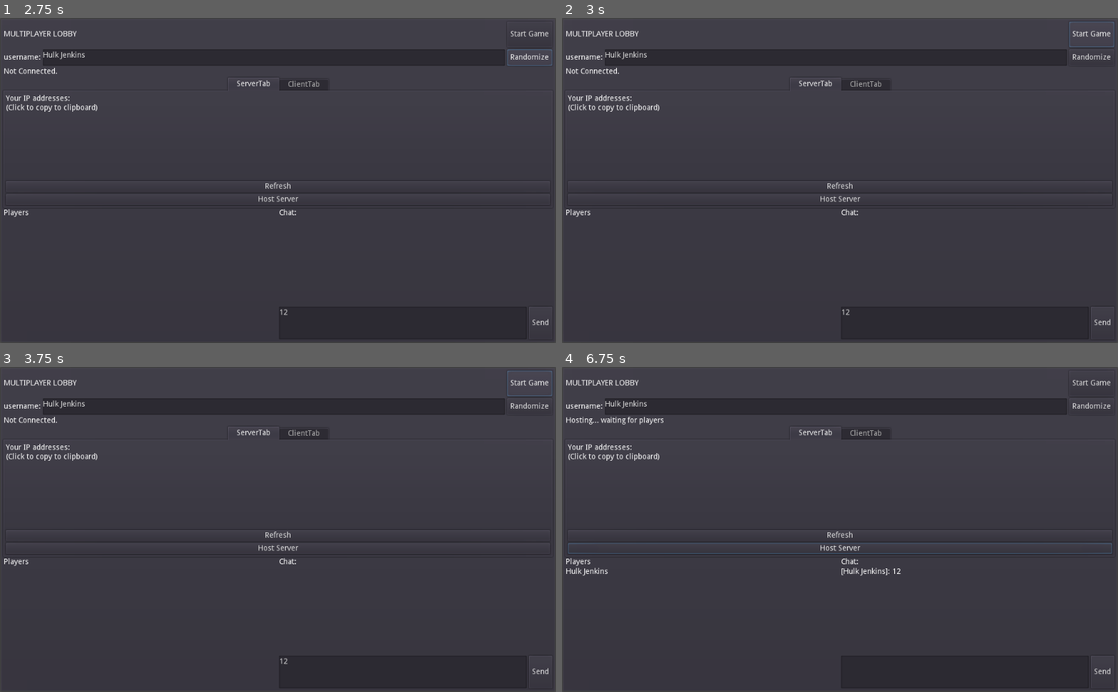
Above: before the commit, frames 1-4 (two rows, left to right).
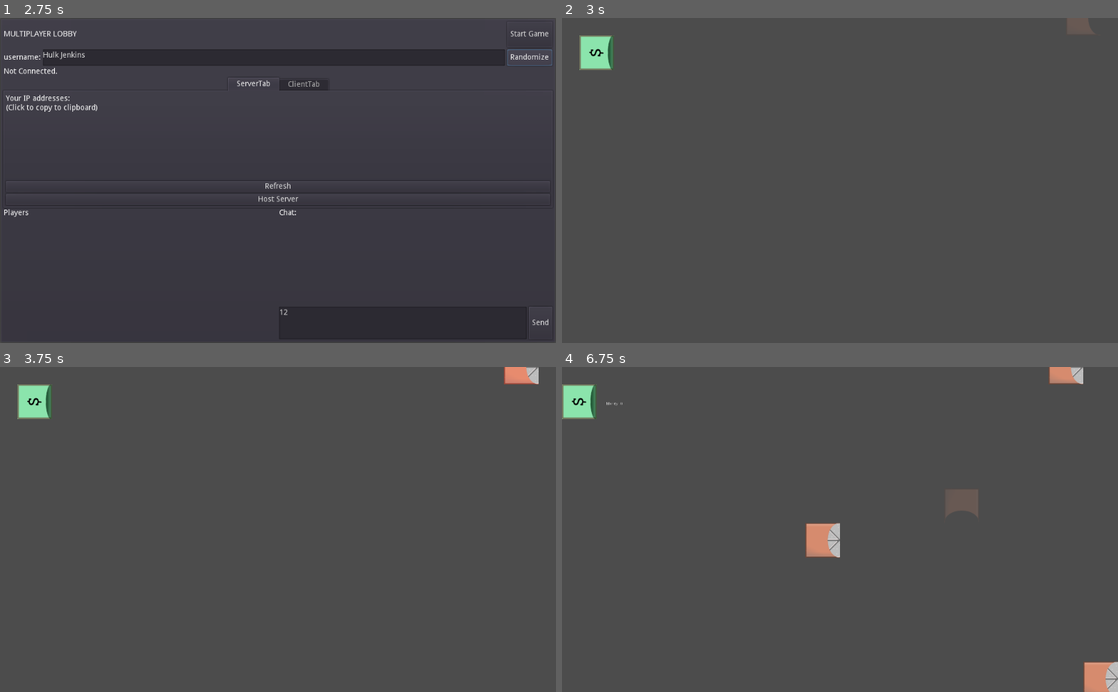
Above: after the commit, the same moments.

Repository: justgage/red-banana-factory
Game: Godot game, scene res://Objects/MainMenu.tscn
Same seed, same stepped clock (60 frames per second), same inputs: the game is played once before the commit and once after it.
Inputs (mouse positions are in pixels of both pictures, inside the frame that each line leads up to):
- Up to frame 1 (2.75 s): click "MultiPlayer" at 0.5 s; click (400, 323) at 1.27 s; type "12" at 1.35 s; click "Randomize" at 2 s
- Up to frame 2 (3 s): click "Start Game" at 2.75 s
- Up to frame 3 (3.75 s): click (528, 383) at 3.5 s, where only the run before the commit has a clickable "Start Game"
- Up to frame 4 (6.75 s): click (840, 536) at 4.25 s, where only the run before the commit has a clickable "Refresh"; click (1101, 672) at 5 s, where only the run before the commit has a clickable "Send"; click (840, 549) at 5.75 s, where only the run before the commit has a clickable "Host Server"; move the mouse to (962, 513) at 6.52 s; hold D (ui_right) from 6.53 s (still down); tap R (rotate) at 6.6 s; click (962, 513) at 6.67 s

Frame 1 is identical in both runs. In frame 2, 13% of the frame differs, in the area x 0-100%, y 0-100%; in frame 3, 13%; in frame 4, 15%.

Commit message:
Multi-player factory making kinda working!

Diff:
--- a/Objects/Bannas/Red-bannana.gd
+++ b/Objects/Bannas/Red-bannana.gd
@@ -2,8 +2,10 @@
 
 signal blow_up(body)
 
+onready var area2d = $Area2D
+
 func _on_Timer_timeout():
-	var bodies = $Area2D.get_overlapping_bodies()
+	var bodies = area2d.get_overlapping_bodies()
 	for body in bodies:
 		var blow_up_dir =  (body.position - position)* 20;
 		if body is RigidBody2D:
--- a/Objects/Bannas/Red-bannana.tscn
+++ b/Objects/Bannas/Red-bannana.tscn
@@ -5,8 +5,6 @@
 [ext_resource path="res://Objects/Bannas/Sprite.gd" type="Script" id=3]
 [ext_resource path="res://Objects/Fire/fire_particlesmaterial.tres" type="Material" id=4]
 [ext_resource path="res://Objects/Fire/FireTexture.png" type="Texture" id=5]
-
-
 
 [sub_resource type="CircleShape2D" id=1]
 radius = 64.0
--- a/Objects/GameController/GameController.gd
+++ b/Objects/GameController/GameController.gd
@@ -14,6 +14,7 @@
 
 # Called when the node enters the scene tree for the first time.
 func _ready():
+	print_debug(get_tree().get_network_peer())
 	placement_ghost = get_node("PlacementGhost")
 	_change_placement_ghost()
 	pass # Replace with function body.
@@ -23,22 +24,8 @@
 	# Mouse in viewport coordinates
 	if event is InputEventMouseButton && not event.pressed:
 		if event.button_index == BUTTON_LEFT:
-			var placing_obj
-			if object_selected == placing_modes.BANANA:
-				placing_obj = producer_scene.instance()
-				placing_obj.connect("produce", self, "_produce")
-
-			elif object_selected == placing_modes.BELT:
-				placing_obj = belt_scene.instance()
-
-			placing_obj.position = placement_ghost.position
-			placing_obj.rotation = placement_ghost.rotation
-			add_child(placing_obj)
-			for child in placement_ghost.bodies:
-				print("removing...")
-				print(child)
-				child.queue_free()
-
+			place_object(object_selected, placement_ghost.position, placement_ghost.rotation)
+			rpc("remote_place_object", object_selected, placement_ghost.position, placement_ghost.rotation)
 		elif event.button_index == BUTTON_RIGHT:
 			if object_selected == placing_modes.BANANA:
 				object_selected = placing_modes.BELT
@@ -50,15 +37,29 @@
 	elif event.is_action_released("rotate"):
 		placement_ghost.rotate_90()
 
+
+func place_object(a_object_selected, place_position, place_rotation):
+	var placing_obj
+	if a_object_selected == placing_modes.BANANA:
+		placing_obj = producer_scene.instance()
+		placing_obj.connect("produce", self, "_produce")
+
+	elif a_object_selected == placing_modes.BELT:
+		placing_obj = belt_scene.instance()
+
+	placing_obj.position = place_position
+	placing_obj.rotation = place_rotation
+	add_child(placing_obj)
+
+remote func remote_place_object(a_object_selected, place_position, place_rotation):
+	place_object(a_object_selected, place_position, place_rotation)
+
 func _change_placement_ghost():
 	if object_selected == placing_modes.BANANA:
 		placement_ghost.texture = producer_texture
 
 	elif object_selected == placing_modes.BELT:
 		placement_ghost.texture = belt_texture
-
-func _on_Timer_timeout():
-	pass # Replace with function body.
 
 func _produce(Item, position, rotation):
 	var placing_obj = Item.instance()
--- a/Objects/Lobby/Lobby.gd
+++ b/Objects/Lobby/Lobby.gd
@@ -44,7 +44,6 @@
 
 remote func register_player(info):
 	var id = get_tree().get_rpc_sender_id()
-	print("player registered")
 	global_state.player_info[id] = info
 	refresh_player_list()
 
@@ -64,7 +63,6 @@
 	register_player(my_info)
 
 func start_client():
-	print("creating client")
 	var peer = NetworkedMultiplayerENet.new()
 	peer.create_client(server_ip, SERVER_PORT)
 	get_tree().set_network_peer(peer)
@@ -77,9 +75,6 @@
 	var last_name = last_names[randi() % 4]
 	var new_name = first_name + " " + last_name
 	print_debug("Picking out a random name")
-	print(first_name)
-	print(last_name)
-	print(new_name)
 	set_name(new_name)
 
 func set_name(name):
@@ -108,3 +103,7 @@
 
 func _on_ServerIPInput_text_changed():
 	server_ip = $VBox/TabContainer/ClientTab/Vbox/Hbox/ServerIPInput.text
+
+
+func _on_PlayButton_pressed():
+	get_tree().change_scene("res://Objects/GameController/GameController.scn")
--- a/Objects/Lobby/Lobby.tscn
+++ b/Objects/Lobby/Lobby.tscn
@@ -41,7 +41,7 @@
 size_flags_horizontal = 3
 text = "MULTIPLAYER LOBBY"
 
-[node name="Button" type="Button" parent="LobbyUI/VBox/TitleH"]
+[node name="PlayButton" type="Button" parent="LobbyUI/VBox/TitleH"]
 margin_left = 927.0
 margin_right = 1010.0
 margin_bottom = 47.0
@@ -278,6 +278,7 @@
 [node name="Timer" type="Timer" parent="LobbyUI"]
 wait_time = 5.0
 autostart = true
+[connection signal="pressed" from="LobbyUI/VBox/TitleH/PlayButton" to="LobbyUI" method="_on_PlayButton_pressed"]
 [connection signal="text_changed" from="LobbyUI/VBox/NameHbox/NameEdit" to="LobbyUI" method="_on_NameEdit_text_changed"]
 [connection signal="pressed" from="LobbyUI/VBox/NameHbox/RandomizeButton" to="LobbyUI" method="randomize_name"]
 [connection signal="pressed" from="LobbyUI/VBox/TabContainer/ServerTab/Hbox/Left/Refresh" to="LobbyUI/VBox/TabContainer/ServerTab/Hbox/Left/IpAddressLabel" method="refresh_ips"]
--- a/Objects/MainMenu.gd
+++ b/Objects/MainMenu.gd
@@ -17,8 +17,10 @@
 
 
 func _on_Single_Player_pressed():
+	# warning-ignore:return_value_discarded
 	get_tree().change_scene("res://Objects/GameController/GameController.scn")
 
 
 func _on_Multiplayer_pressed():
-		get_tree().change_scene("res://Objects/Lobby/Lobby.tscn")
+	# warning-ignore:return_value_discarded
+	get_tree().change_scene("res://Objects/Lobby/Lobby.tscn")
Not shown, changed: export_presets.cfg
Not shown, added: factorio-clone.zip
